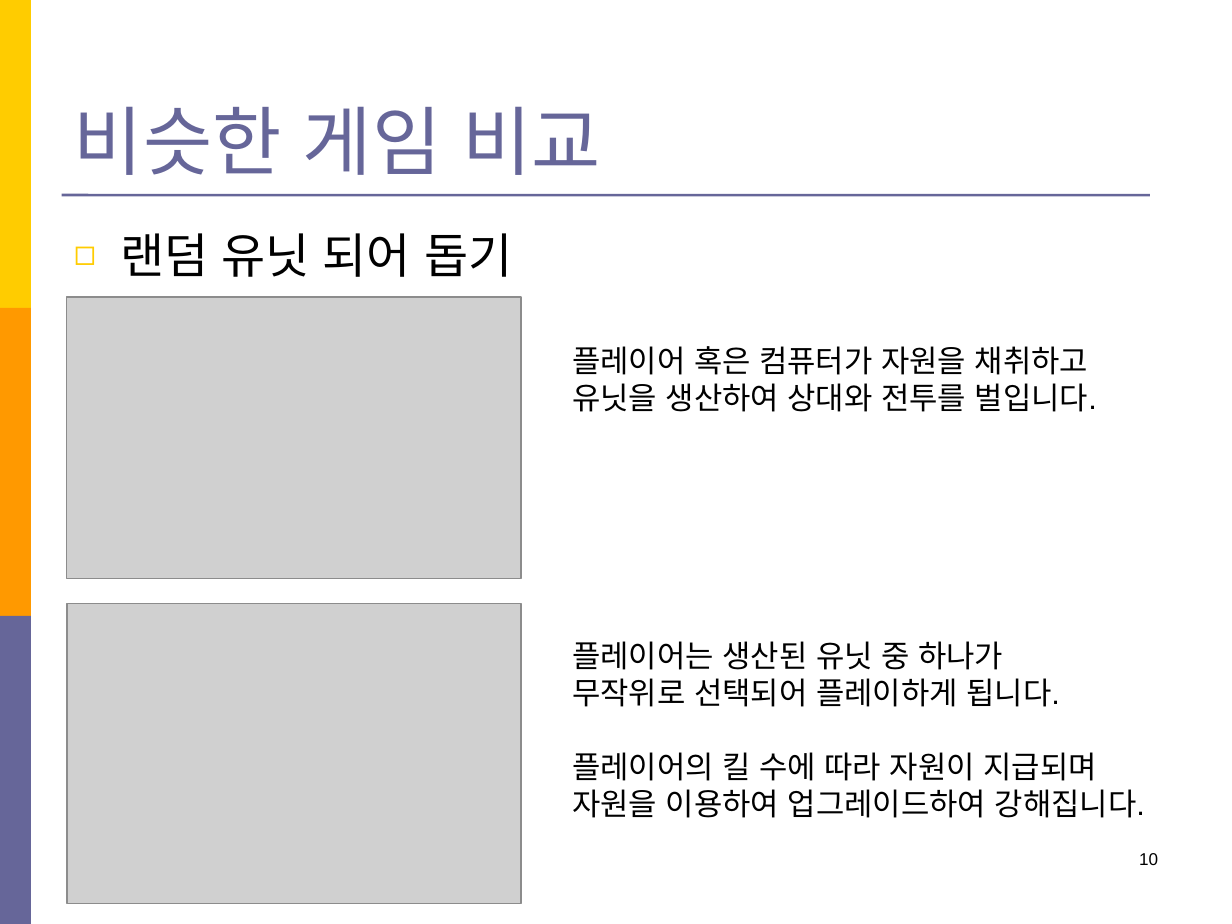
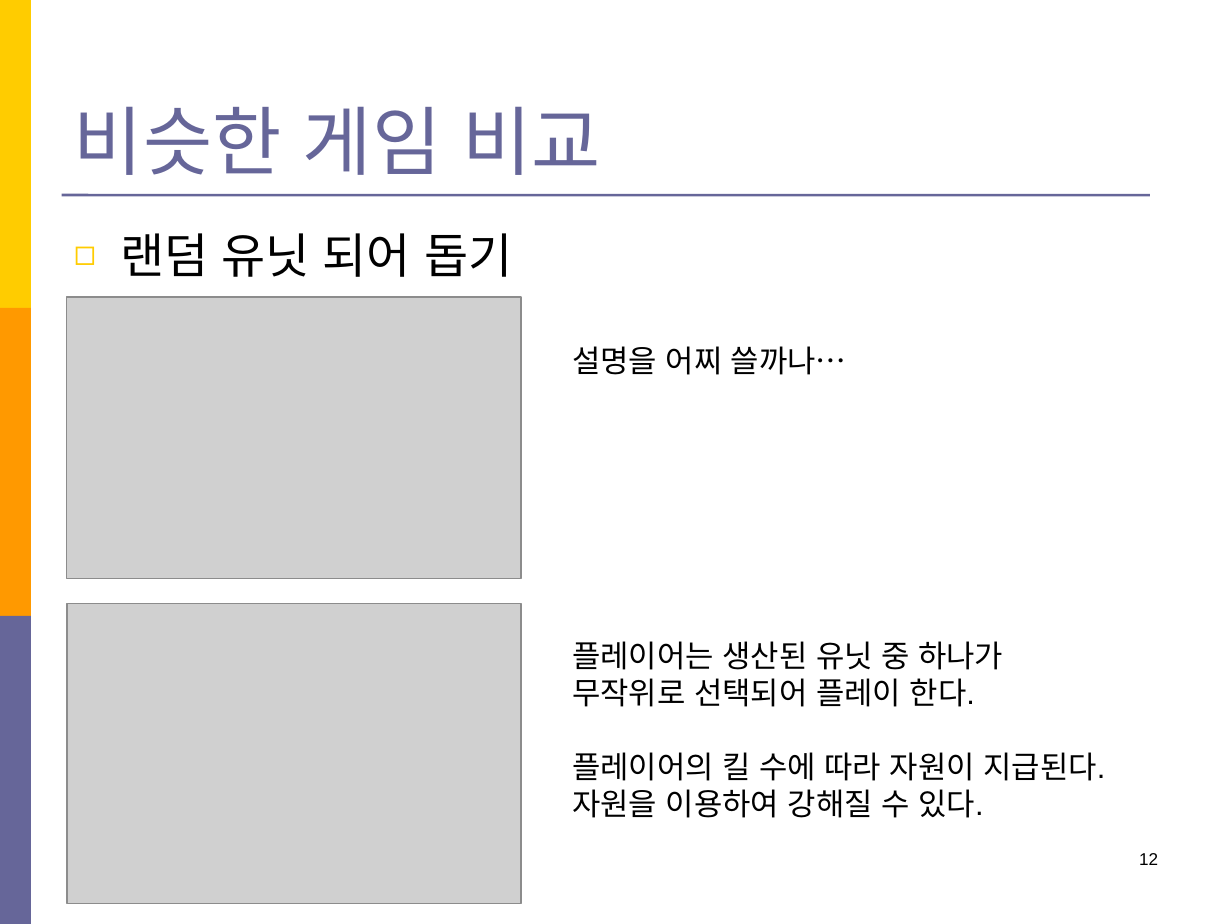
Before and after one commit to Kim2Kang/Documents, a slide deck: slide 12 of 제안서/김나단/제안서_전투시뮬레이션_3.1ver.pptx (slide 10 before the commit). Drawn at 1232x924 pixels with LibreOffice and Linux fonts; fonts in the diff are those of the drawing; grey boxes stand for pictures. Boxes give left, top, right and bottom in pixels: in the first picture for what was removed or moved away, otherwise in the second. Text is boxed around its words. In the diff, an @@ line names an element or a change of style, - is before the commit and + after.

Commit message:
김나단 _ 제안서 업데이트
스토리, 배경, 그래픽 설명 추가

```diff
--- a/제안서/김나단/제안서_전투시뮬레이션_3.1ver.pptx
+++ b/제안서/김나단/제안서_전투시뮬레이션_3.1ver.pptx
@@ text at [572,346,847,375]: text changed @@
-플레이어 혹은 컴퓨터가 자원을 채취하고 유닛을 생산하여 상대와 전투를 벌입니다.
+설명을 어찌 쓸까나…
@@ text at [572,678,1106,818]: text changed @@
-무작위로 선택되어 플레이하게 됩니다.
-플레이어의 킬 수에 따라 자원이 지급되며
-자원을 이용하여 업그레이드하여 강해집니다.
+무작위로 선택되어 플레이 한다.
+플레이어의 킬 수에 따라 자원이 지급된다.
+자원을 이용하여 강해질 수 있다.
@@ page number at [1139,853,1158,865]: text changed @@
-10
+12
```
Also in this commit, not shown: 2 other slides changed, 2 slides added.
